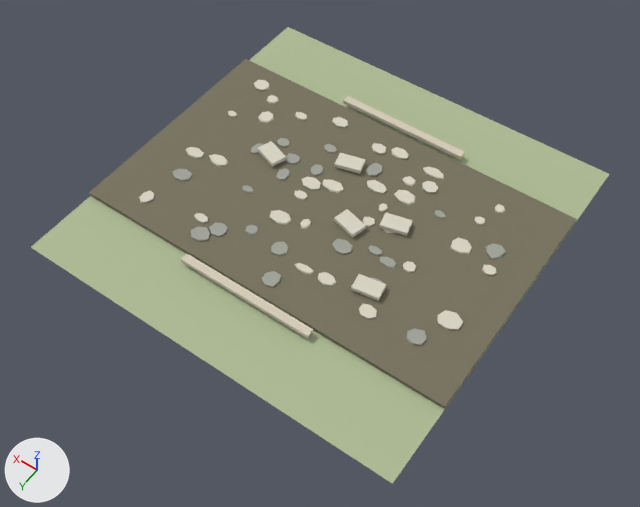
An edit to the glTF model frontend/public/assets/buildings/roads/common_road/common_road_straight_ew_construction.glb, drawn before and after from the same camera.
The view is the same before and after, from a 50 mm camera at (-2.87, 4.16, 5.84) aimed at (-0.12, 0.32, -0.2). Lighting does not change. The marker at lower left points along +X, +Y and +Z. The first picture is the older version. Where no turn or scale is listed for an object, it has been applied to the vertices. Vertices at exactly the same position are counted once.

Objects in the first picture: 'SM_road_connected_surface.089', 'SM_road_grass_tile.089', 'SM_shoulder_edge.074', 'SM_shoulder_edge.075' and 58 more.
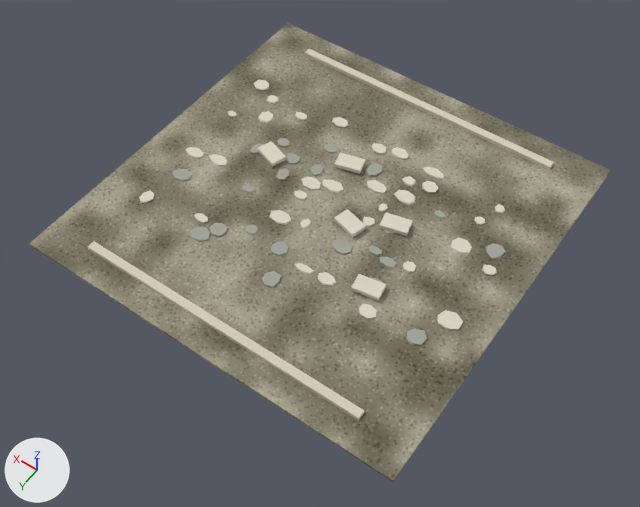
Where the change shows, as pixel boxes [x1, y1, x2, y2] in the pictures (640 x 507 px):
'SM_road_connected_surface.089', surface changed, reshaped (19% wider, 31% taller): before [89, 59, 577, 409]; after [29, 23, 611, 482]
'SM_road_grass_tile.089', deleted: before [31, 27, 609, 484]

The change, as a diff of the scene's bpy script:
```diff
--- a/frontend/public/assets/buildings/roads/common_road/common_road_straight_ew_construction.glb.py
+++ b/frontend/public/assets/buildings/roads/common_road/common_road_straight_ew_construction.glb.py
@@ mat_mat_common_road_surface @@
 n2 = _N.new('ShaderNodeTexImage'); n2.name = 'Image Texture'
 n2.image = img_common_road_surface
-n3 = _N.new('ShaderNodeUVMap'); n3.name = 'UV Map'
-n3.uv_map = 'UVMap.-01'
 _L.new(n0.outputs[0], n1.inputs[0])  # 'BSDF' to 'Surface'
 _L.new(n2.outputs[0], n0.inputs[0])  # 'Color' to 'Base Color'
-_L.new(n3.outputs[0], n2.inputs[0])  # 'UV' to 'Vector'
@@ me_sm_road_connected_surface_089 @@
 # used by ob_sm_road_connected_surface_089; location = (0.0, 0.0, 0.0)
-me_sm_road_connected_surface_089.from_pydata(...)  # 16 vertices, 28 faces; spans x -1.8..1.8, y -1.1..1.1, z 0.03..0.05
+me_sm_road_connected_surface_089.from_pydata(...)  # 8 vertices, 12 faces; spans x -1.8..1.8, y -1.8..1.8, z 0.03..0.05
+# me_sm_road_connected_surface_089 part 1: the whole mesh is rebuilt
 me_sm_road_connected_surface_089.materials.append(mat_mat_common_road_surface)
@@ ob_sm_road_grass_tile_089 @@
-ob_sm_road_grass_tile_089 = bpy.data.objects.new('SM_road_grass_tile.089', me_cube_1088)
-ob_sm_road_grass_tile_089.location = (0.0, 0.0, 0.002)
```
